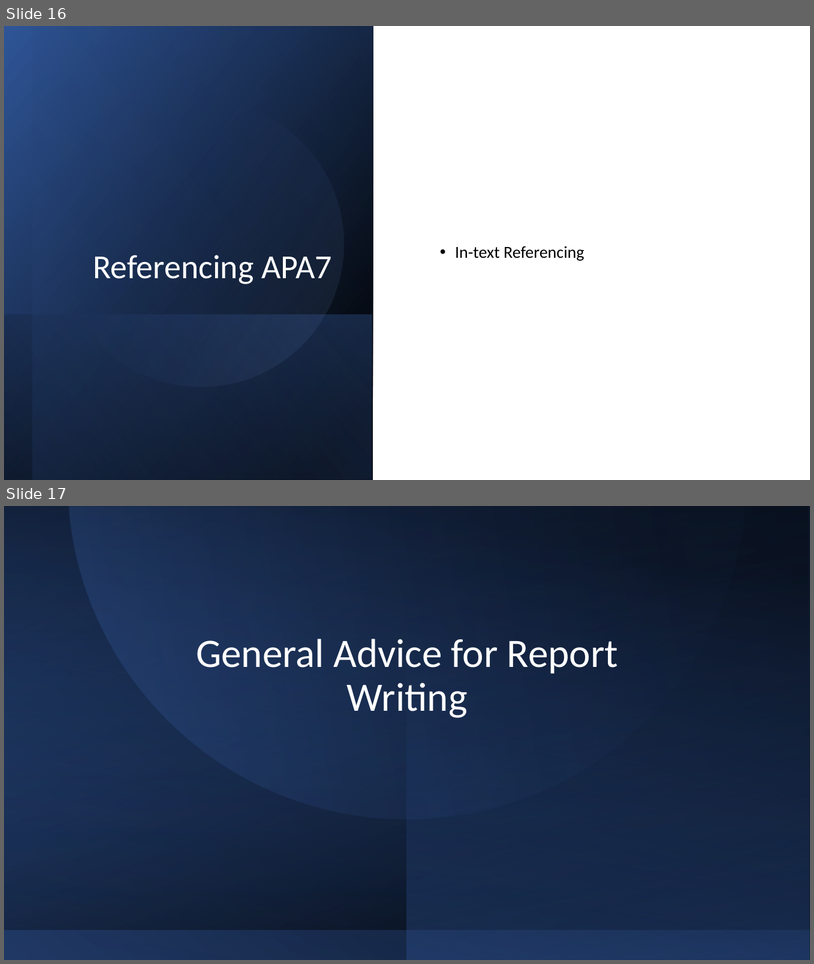
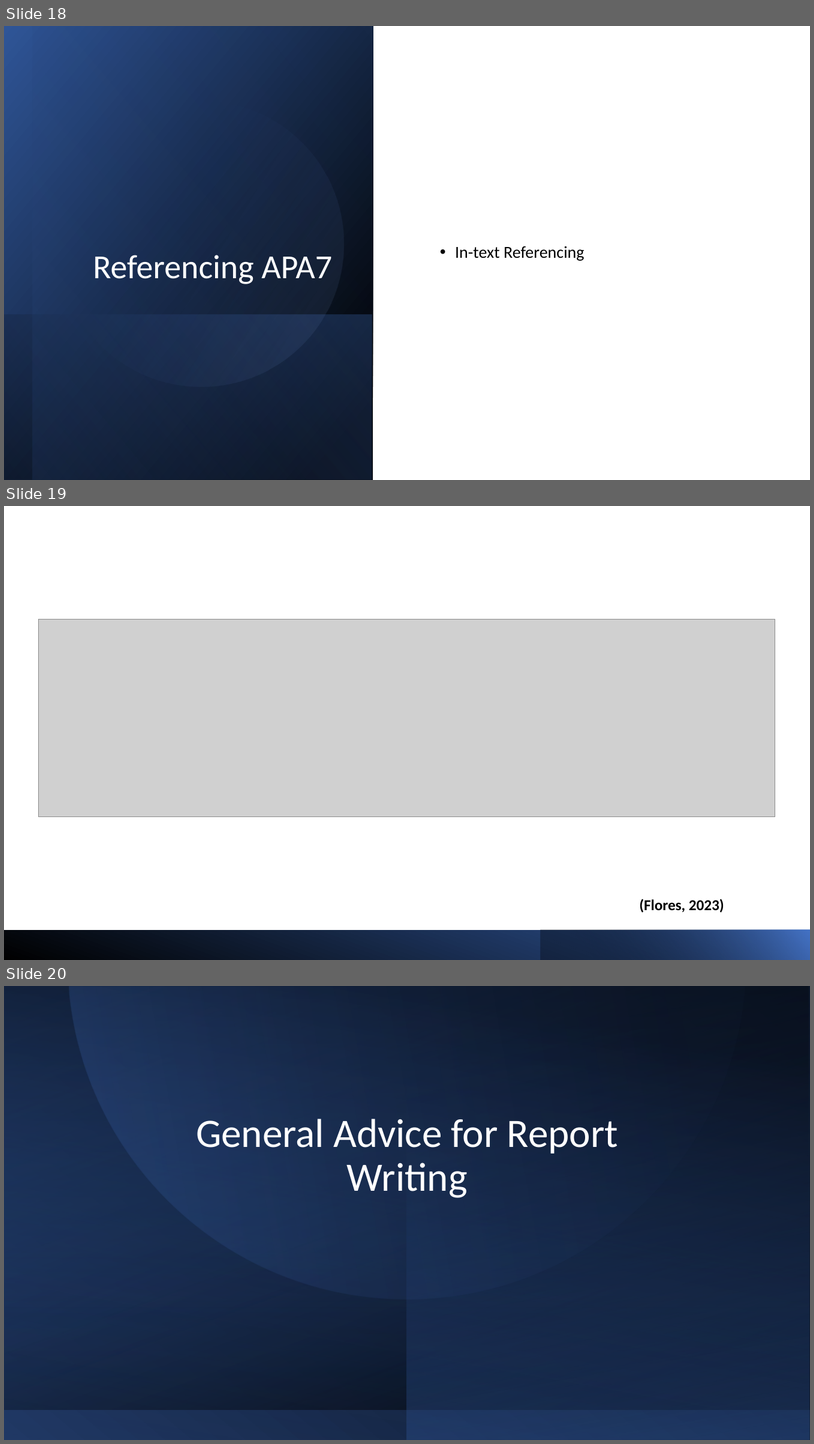
Before and after one commit to robinja4/FlexIT, a slide deck: Report Writing & Referencing.pptx. Shown one above the other, each under a label of ours: slides 16 and 17 before the commit, slides 18, 19 and 20 after it. The pictures are 814x964 and 814x1444 pixels, drawn with LibreOffice and Linux fonts; fonts in the diff are those of the drawing; grey boxes stand for pictures. Boxes give left, top, right and bottom in pixels: in the first picture for what was removed or moved away, otherwise in the second. Text is boxed around its words. In the diff, an @@ line names an element or a change of style, - is before the commit and + after.

```diff
--- a/Report Writing & Referencing.pptx
+++ b/Report Writing & Referencing.pptx
@@ slide 19 added at box(4, 506, 810, 960), background #FFFFFF @@
@@ picture added at box(39, 619, 776, 816) @@
@@ text added at box(639, 898, 725, 912), 18 pt, text #000000, bold @@
+(Flores, 2023)
@@ rectangle added at box(4, 930, 810, 960), fill gradient #000000 to #2F5597 @@
@@ rectangle added at box(541, 930, 810, 960), fill gradient #000000 to #4472C4 @@
@@ what was slide 16 is now slide 18 @@
@@ what was slide 17 is now slide 20 @@
```
Also in this commit, not shown: 1 slide changed, 3 other slides added, 5 other files.
